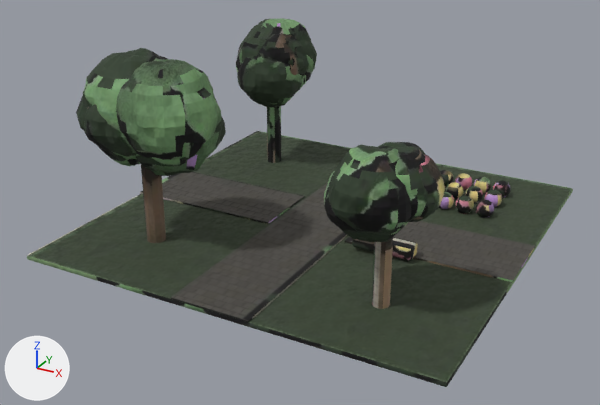
The glTF model lese_stadt/assets/city3d/models/park.glb: old version first, new version second.
Both versions are drawn from a 50 mm lens placed at (0.819, -1.606, 0.843), pointed at (-0.02, -0.08, 0.08). Arrows for +X, +Y and +Z are at lower left; the lights stay in place. The picture after the commit comes second. Where no turn or scale is listed for an object, it has been applied to the vertices. Vertices at exactly the same position are counted once.

In view in the first picture: 'park'.
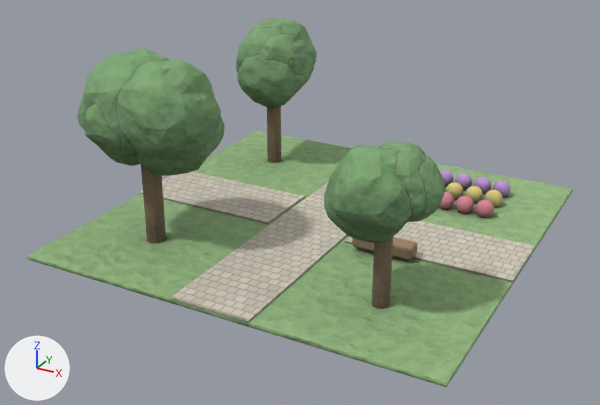
What differs and where, as boxes (x1, y1, x2, y2) in the pictures (600 x 405 px):
part 1 of me_cube, cut back
    both: (27, 18, 573, 387)
part 2 of me_cube, surface changed (lighter)
    both: (27, 106, 571, 387)

What changed in the scene script:
```text
Change me_cube:
    used by ob_park; location = (0.0, 0.0, 0.218)
    remove me_cube.from_pydata(...)  # 10618 vertices, 21096 faces; spans x -0.48..0.48, y -0.48..0.48, z -0.218..0.218
    add me_cube.from_pydata(...)  # 5578 vertices, 11016 faces; spans x -0.48..0.48, y -0.48..0.48, z -0.218..0.218
    me_cube part 1: 11 vertices moved within x -0.371..0.361, y -0.375..0.402, z -0.03..0.176; 8351 vertices removed from x -0.479..0.479, y -0.479..0.479, z -0.216..0.218; 3311 vertices added at x -0.479..0.479, y -0.479..0.479, z -0.217..0.218
    me_cube part 2: 2237 kept faces spanning x -0.48..0.48, y -0.48..0.48, z -0.218..0.002 get new texture (UV) coordinates
```
